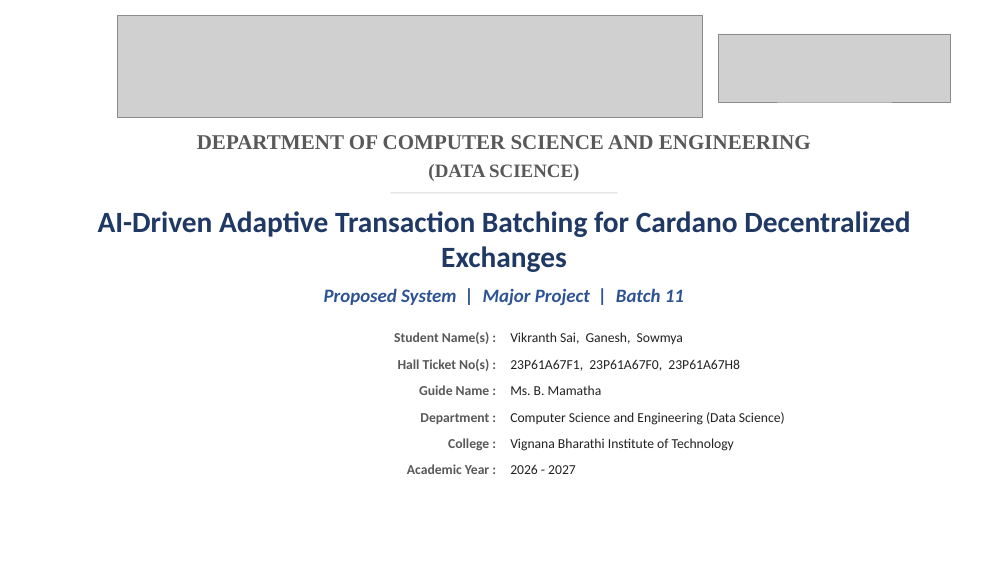
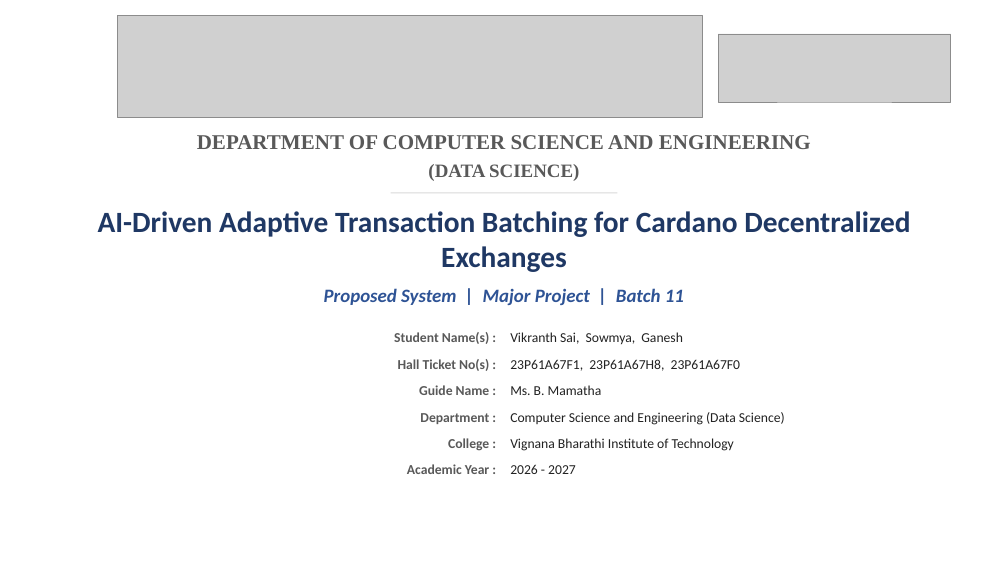
Before and after one commit to vikranthsai310/Team-11-Major-Project-, a slide deck: slide 1 of Doc/team-11-proposed-system.pptx. Drawn at 1008x567 pixels with LibreOffice and Linux fonts; fonts in the diff are those of the drawing; grey boxes stand for pictures. Boxes give left, top, right and bottom in pixels: in the first picture for what was removed or moved away, otherwise in the second. Text is boxed around its words. In the diff, an @@ line names an element or a change of style, - is before the commit and + after.

```diff
--- a/Doc/team-11-proposed-system.pptx
+++ b/Doc/team-11-proposed-system.pptx
@@ text at bbox=[510, 332, 683, 344]: text changed @@
-Vikranth Sai, Ganesh, Sowmya
+Vikranth Sai, Sowmya, Ganesh
@@ text at bbox=[510, 359, 741, 371]: text changed @@
-23P61A67F1, 23P61A67F0, 23P61A67H8
+23P61A67F1, 23P61A67H8, 23P61A67F0
```
Also in this commit, not shown: 9 other files.
